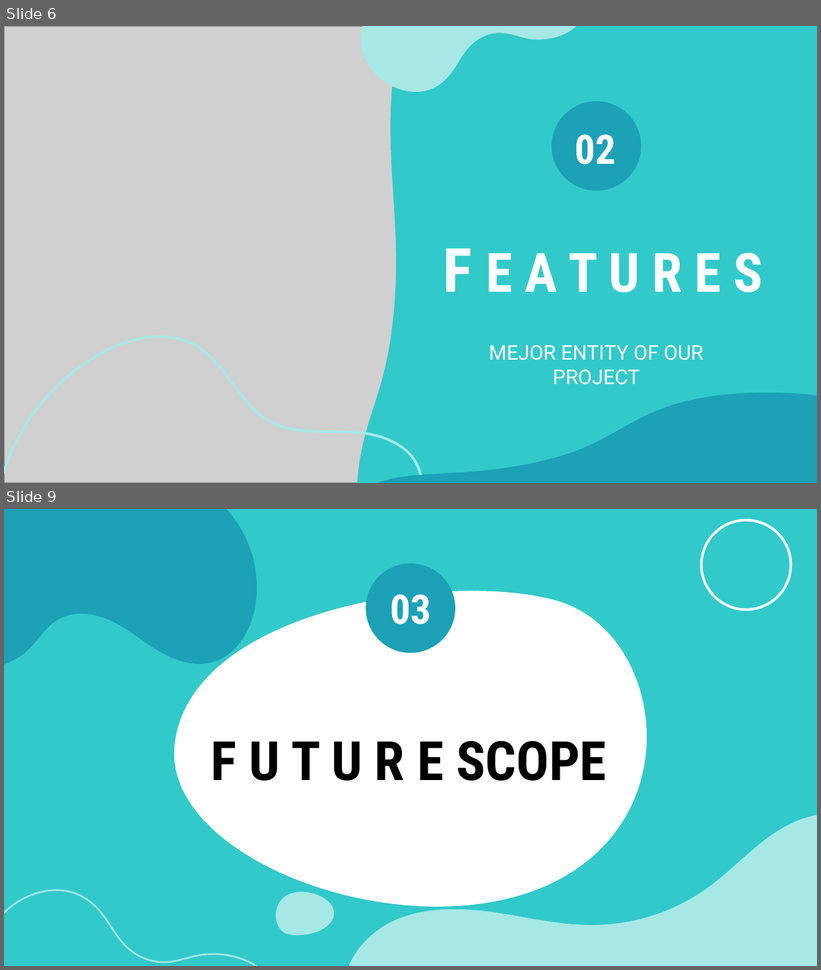
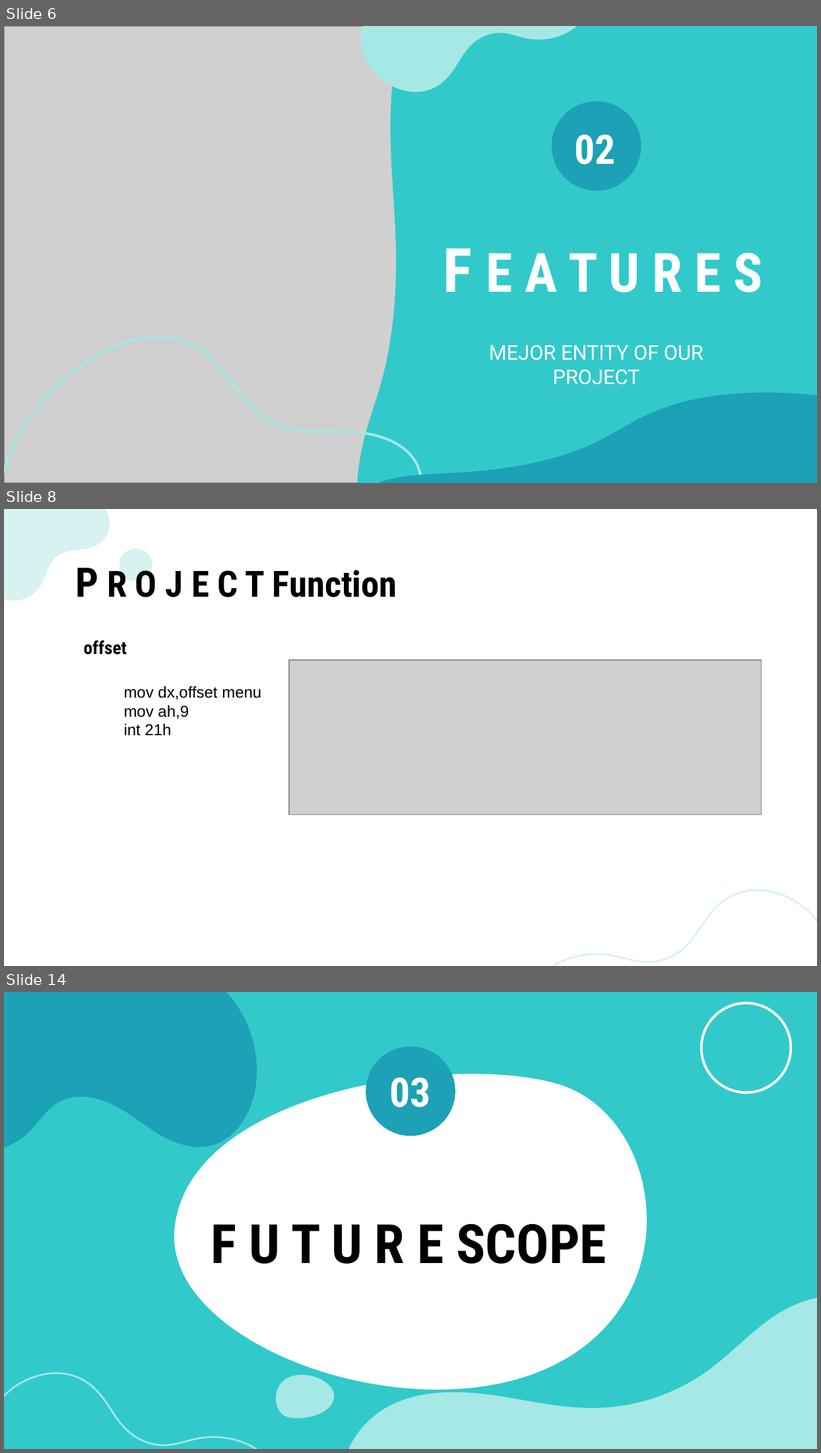
Before and after one commit to MRHJuwel/assembly-language-with-emu86, a slide deck: Project/Car PARKING SYSTEM.pptx. Shown one above the other, each under a label of ours: slides 6 and 9 before the commit, slides 6, 8 and 14 after it; the slides between them are not shown. The pictures are 821x970 and 821x1453 pixels, drawn with LibreOffice and Linux fonts; fonts in the diff are those of the drawing; grey boxes stand for pictures. Boxes give left, top, right and bottom in pixels: in the first picture for what was removed or moved away, otherwise in the second. Text is boxed around its words. In the diff, an @@ line names an element or a change of style, - is before the commit and + after.

```diff
--- a/Project/Car PARKING SYSTEM.pptx
+++ b/Project/Car PARKING SYSTEM.pptx
@@ slide 8 added at (4,509,817,966), background #FFFFFF @@
@@ freeform shape added at (4,509,110,601), fill #D7F2F0 @@
@@ title added at (75,568,397,597), 32 pt, text #000000, bold @@
+P R O J E C T Function
@@ ellipse added at (120,549,152,582), fill #D7F2F0 @@
@@ subtitle added at (84,640,127,655), 16 pt, text #000000, bold @@
+offset
@@ picture added at (289,660,762,815) @@
@@ text added at (124,686,261,736), 14 pt, text #000000 @@
+mov dx,offset menu
+mov ah,9
+int 21h
@@ freeform shape added at (548,890,817,966), outline #D7F2F0 1.5 pt @@
@@ what was slide 9 is now slide 14 @@
```
Also in this commit, not shown: 2 slides changed, 5 other slides added, 1 other file.
